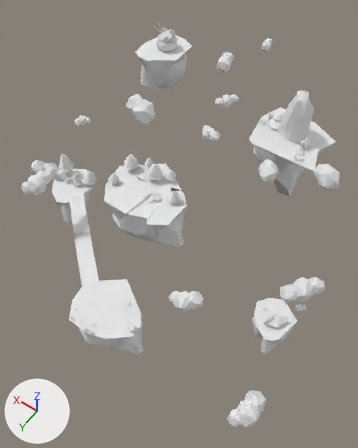
Before and after pictures for a commit that changed the OBJ model public/assets/Euphoria Models/EuphoriaRoom_OBJ.obj.
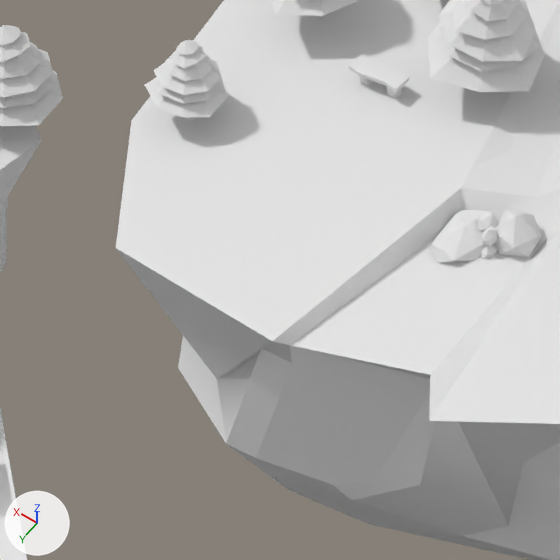
Each version appears first whole from a 50 mm camera at (-20.29, 33.2, 53.98) aimed at (-0.1, 4.94, 9.57), and next in a close-up on the part from 25% to 46% of the width and 37% to 54% of the height. Lighting does not change. The marker at lower left points along +X, +Y and +Z. Where no turn or scale is listed for an object, it has been applied to the vertices. Vertices at the same position are counted once.

The older version as bpy lines, for what is in view:
```python
me_euphoriaroom_obj = bpy.data.meshes.new('EuphoriaRoom_OBJ')
me_euphoriaroom_obj.from_pydata(...)  # 9295 vertices, 10341 faces; spans x -18.2..21.2, y -22.5..21.7, z 3.9..23.5
# faces by material slot: [10126, 215]
me_euphoriaroom_obj.materials.append(mat_aistandardsurface3sg)  # white #e7e7e7
me_euphoriaroom_obj.materials.append(mat_initialshadinggroup)  # white #e7e7e7
ob_euphoriaroom_obj = bpy.data.objects.new('EuphoriaRoom_OBJ', me_euphoriaroom_obj)
ob_euphoriaroom_obj.location = (0.0, 0.0, 0.0)
```
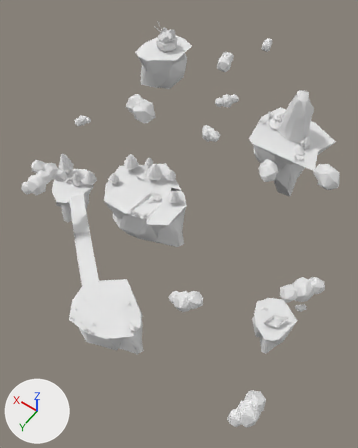
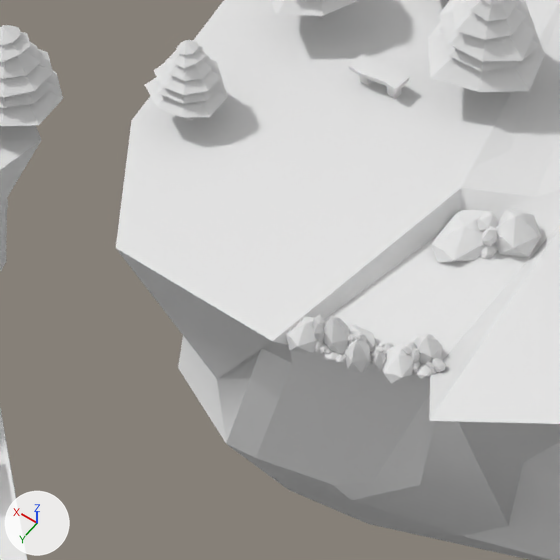
Where the change shows, as pixel boxes [x1, y1, x2, y2] in the close-ups (560 x 560 px):
part 1 of me_euphoriaroom_obj, added: after [414, 334, 442, 365]
part 2 of me_euphoriaroom_obj, added: after [411, 348, 420, 363]
part 3 of me_euphoriaroom_obj, added: after [403, 341, 417, 355]
part 4 of me_euphoriaroom_obj, added: after [413, 360, 421, 373]
part 5 of me_euphoriaroom_obj, added: after [382, 343, 414, 384]
part 6 of me_euphoriaroom_obj, added: after [323, 316, 349, 354]
part 7 of me_euphoriaroom_obj, added: after [314, 323, 324, 342]
part 8 of me_euphoriaroom_obj, added: after [313, 315, 326, 328]
part 9 of me_euphoriaroom_obj, added: after [315, 341, 324, 354]
part 10 of me_euphoriaroom_obj, added: after [286, 317, 326, 353]
part 11 of me_euphoriaroom_obj, added: after [320, 344, 328, 355]
part 12 of me_euphoriaroom_obj, added: after [325, 351, 340, 361]
part 13 of me_euphoriaroom_obj, added: after [335, 354, 344, 363]
part 14 of me_euphoriaroom_obj, added: after [384, 343, 393, 350]
part 15 of me_euphoriaroom_obj, added: after [370, 346, 385, 359]
part 16 of me_euphoriaroom_obj, added: after [374, 352, 386, 372]
part 17 of me_euphoriaroom_obj, added: after [343, 324, 446, 379]

Patch to the scene script:
```diff
--- a/public/assets/Euphoria Models/EuphoriaRoom_OBJ.obj.py
+++ b/public/assets/Euphoria Models/EuphoriaRoom_OBJ.obj.py
@@ me_euphoriaroom_obj @@
-me_euphoriaroom_obj.from_pydata(...)  # 9295 vertices, 10341 faces; spans x -18.2..21.2, y -22.5..21.7, z 3.9..23.5
+me_euphoriaroom_obj.from_pydata(...)  # 11055 vertices, 12541 faces; spans x -18.2..21.2, y -22.5..21.7, z 3.9..23.5
+# me_euphoriaroom_obj part 1: the loose piece of 32 vertices spanning x 2.3..2.5, y 5.8..6.2, z 12.7..12.9 is copied, and the copy is scaled about its middle by (2.2, 1.09, 2.24), then moved by (-0.5, 2.1, 0.2); it spans x 1.7..2.1, y 7.9..8.3, z 12.8..13.3
+# me_euphoriaroom_obj part 2: the loose piece of 32 vertices spanning x 2.3..2.5, y 5.8..6.1, z 12.9..13.2 is copied, and the copy is moved by (-0.5, 2.4, 0.0); it spans x 1.9..2.0, y 8.3..8.4, z 12.9..13.2
+# me_euphoriaroom_obj part 3: the loose piece of 32 vertices spanning x 2.3..2.5, y 5.8..6.2, z 12.7..12.9 is copied, and the copy is scaled about its middle by (0.99, 0.465, 0.906), then moved by (-0.3, 2.3, 0.2); it spans x 2.0..2.2, y 8.2..8.4, z 12.9..13.2
+# me_euphoriaroom_obj part 4: the loose piece of 32 vertices spanning x 2.3..2.5, y 5.8..6.2, z 12.7..12.9 is copied, and the copy is moved by (-0.5, 2.4, 0.1); it spans x 1.8..2.0, y 8.3..8.5, z 12.8..13.0
+# me_euphoriaroom_obj part 5: the loose piece of 32 vertices spanning x 2.3..2.5, y 5.8..6.2, z 12.7..12.9 is copied, and the copy is turned 26.8 degrees about the z axis through its middle and scaled by 1.98, then moved by (-0.3, 2.5, 0.1); it spans x 1.9..2.4, y 8.2..8.8, z 12.8..13.1
+# me_euphoriaroom_obj part 6: the loose piece of 32 vertices spanning x 2.4..3.2, y 5.4..6.6, z 12.7..13.1 is copied, and the copy is scaled about its middle by (0.57, 0.348, 2.11), then moved by (0.3, 2.7, 0.1); it spans x 2.9..3.4, y 8.5..8.9, z 12.7..13.4
+# me_euphoriaroom_obj part 7: the loose piece of 32 vertices spanning x 2.3..2.5, y 5.8..6.1, z 12.9..13.2 is copied, and the copy is moved by (0.9, 2.9, 0.0); it spans x 3.2..3.4, y 8.8..8.9, z 12.9..13.3
+# me_euphoriaroom_obj part 8: the loose piece of 32 vertices spanning x 2.4..2.8, y 5.6..5.9, z 12.9..13.2 is copied, and the copy is moved by (0.8, 3.0, 0.0); it spans x 3.3..3.5, y 8.6..8.8, z 12.9..13.3
+# me_euphoriaroom_obj part 9: the loose piece of 32 vertices spanning x 2.3..2.5, y 5.8..6.2, z 12.7..12.9 is copied, and the copy is moved by (0.9, 2.9, 0.0); it spans x 3.2..3.4, y 8.8..9.0, z 12.7..12.9
+# me_euphoriaroom_obj part 10: the loose piece of 32 vertices spanning x 2.4..3.2, y 5.4..6.6, z 12.7..13.1 is copied, and the copy is scaled about its middle by (0.602, 0.539, 1.22), then moved by (0.7, 2.8, 0.0); it spans x 3.3..3.8, y 8.5..9.1, z 12.7..13.1
+# me_euphoriaroom_obj part 11: the loose piece of 32 vertices spanning x 2.4..3.2, y 5.4..6.6, z 12.7..13.1 is copied, and the copy is scaled about its middle by (-0.123, -0.116, 0.474), then moved by (0.4, 2.9, -0.1); it spans x 3.1..3.3, y 8.8..8.9, z 12.8..12.9
+# me_euphoriaroom_obj part 12: the loose piece of 32 vertices spanning x 2.4..3.2, y 5.4..6.6, z 12.7..13.1 is copied, and the copy is scaled about its middle by (-0.126, -0.17, 0.275), then moved by (0.2, 2.9, -0.1); it spans x 2.9..3.2, y 8.8..9.0, z 12.8
+# me_euphoriaroom_obj part 13: the loose piece of 32 vertices spanning x 2.3..2.5, y 5.8..6.2, z 12.7..12.9 is copied, and the copy is moved by (0.5, 2.9, 0.0); it spans x 2.9..3.0, y 8.8..9.0, z 12.8
+# me_euphoriaroom_obj part 14: the loose piece of 32 vertices spanning x 2.3..2.5, y 5.8..6.2, z 12.7..12.9 is copied, and the copy is moved by (0.0, 2.4, 0.1); it spans x 2.3..2.5, y 8.3..8.5, z 12.8..13.0
+# me_euphoriaroom_obj part 15: the loose piece of 32 vertices spanning x 2.3..2.5, y 5.8..6.2, z 12.7..12.9 is copied, and the copy is moved by (0.1, 2.5, 0.0); it spans x 2.4..2.6, y 8.4..8.6, z 12.8..12.9
+# me_euphoriaroom_obj part 16: the loose piece of 32 vertices spanning x 2.3..2.5, y 5.8..6.2, z 12.7..12.9 is copied, and the copy is turned -95.2 degrees about the z axis through its middle and scaled by 0.954, then moved by (0.0, 2.7, 0.1); it spans x 2.3..2.5, y 8.6..8.7, z 12.8..13.1
+# me_euphoriaroom_obj part 17: 800 vertices added at x 1.5..3.2, y 8.2..9.0, z 12.7..13.3
 me_euphoriaroom_obj.materials.append(mat_aistandardsurface3sg)
```
